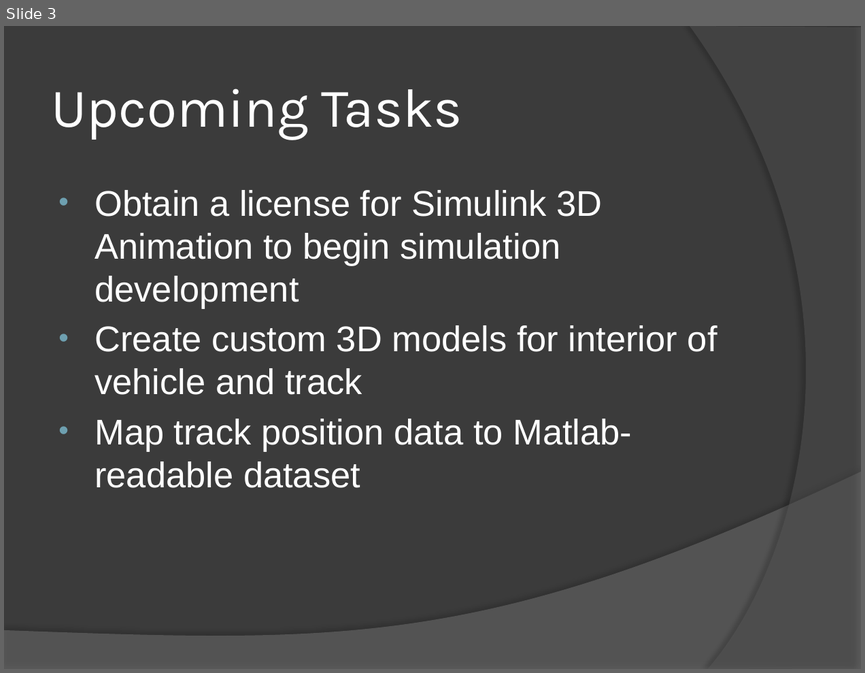
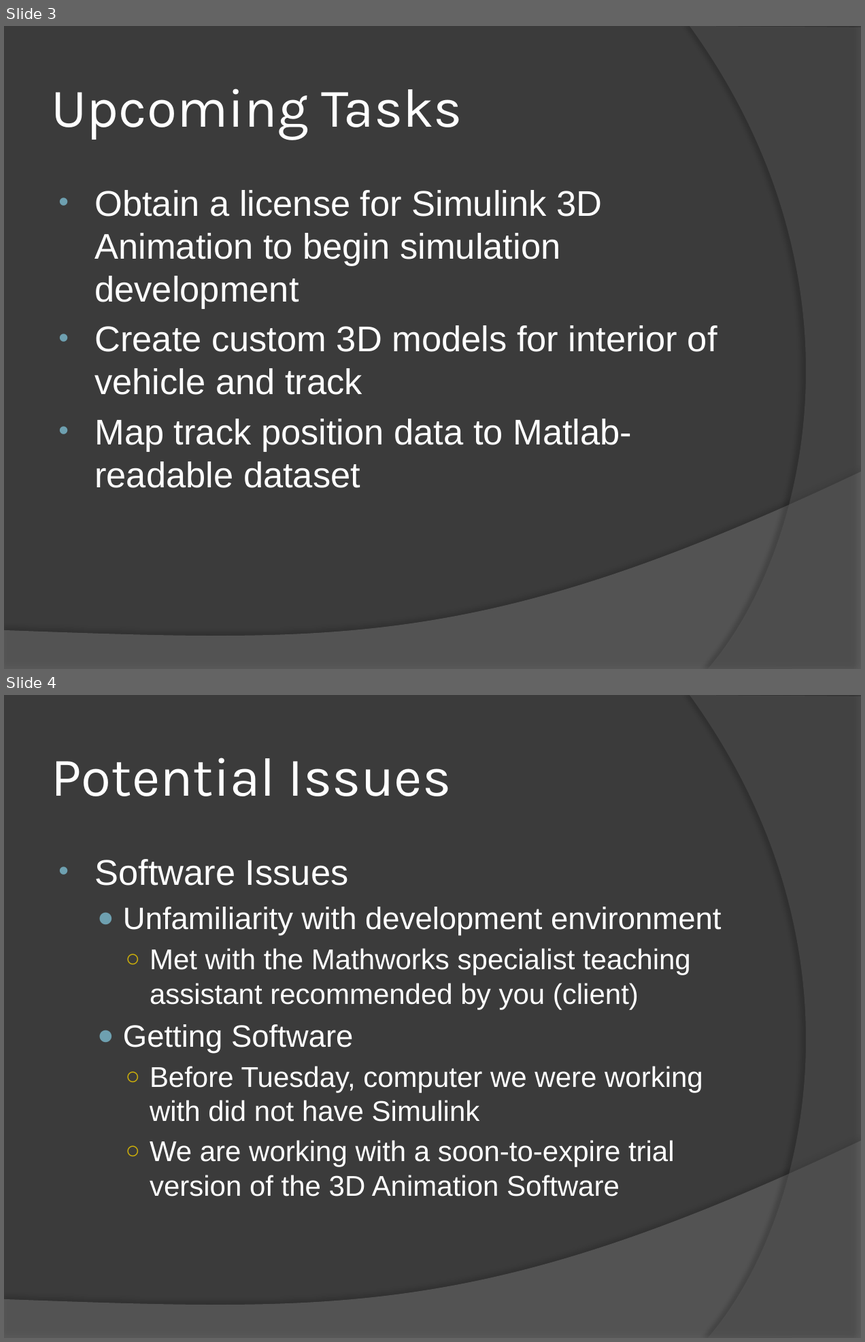
Before and after one commit to zachrob/VW-DrivingSim, a slide deck: Class Presentation 10-30-2013/Presentation.pptx. Shown one above the other, each under a label of ours: slide 3 before the commit, slides 3 and 4 after it. The pictures are 865x673 and 865x1342 pixels, drawn with LibreOffice and Linux fonts; fonts in the diff are those of the drawing. Boxes give left, top, right and bottom in pixels: in the first picture for what was removed or moved away, otherwise in the second. Text is boxed around its words. In the diff, an @@ line names an element or a change of style, - is before the commit and + after.

```diff
--- a/Class Presentation 10-30-2013/Presentation.pptx
+++ b/Class Presentation 10-30-2013/Presentation.pptx
@@ slide 4 added at <box>4,695,861,1338</box>, background #3B3B3B; not listed: 2 template elements that a slide beside it also shows @@
@@ title added at <box>51,758,451,796</box>, 46 pt, text #FFFFFF @@
+Potential Issues
@@ text added at <box>94,859,721,1196</box>, 24 pt, text #FFFFFF @@
+• Software Issues
+  ● Unfamiliarity with development environment
+    ○ Met with the Mathworks specialist teaching assistant recommended by you (client)
+  ● Getting Software
+    ○ Before Tuesday, computer we were working with did not have Simulink
+    ○ We are working with a soon-to-expire trial version of the 3D Animation Software
```
Also in this commit, not shown: 3 slides changed.
